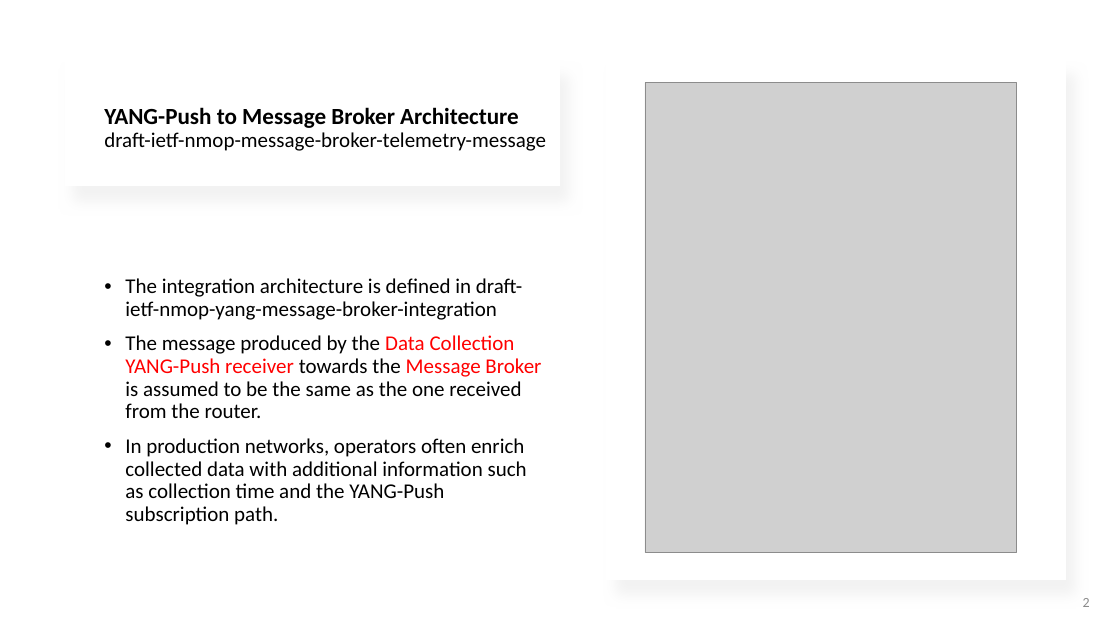
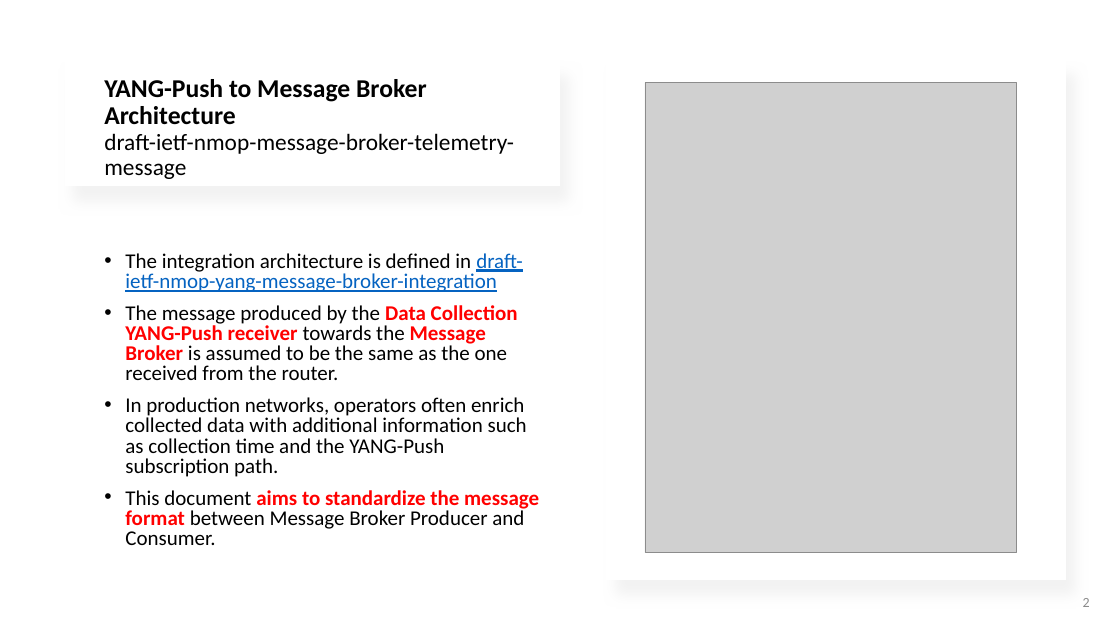
Before and after one commit to network-analytics/ietf-network-analytics-document-status, a slide deck: slide 2 of 123/NMOP/draft-ietf-nmop-message-broker-telemetry-message.pptx. Drawn at 1120x630 pixels with LibreOffice and Linux fonts; fonts in the diff are those of the drawing; grey boxes stand for pictures. Boxes give left, top, right and bottom in pixels: in the first picture for what was removed or moved away, otherwise in the second. Text is boxed around its words. In the diff, an @@ line names an element or a change of style, - is before the commit and + after.

```diff
--- a/123/NMOP/draft-ietf-nmop-message-broker-telemetry-message.pptx
+++ b/123/NMOP/draft-ietf-nmop-message-broker-telemetry-message.pptx
@@ title "YANG-Push to Message Broker Architecture ..." at [104,79,514,179]: size 19.8 to 22 pt in "YANG-Push to Message Broker Architecture"; size 18 to 20 pt in "draft-ietf-nmop-message-broker-telemetry-message" @@
@@ text at [125,253,527,477]: text colour #000000 to #0563C1, underline on in "draft-ietf-nmop-yang-message-broker-integration"; bold on in "Data Collection YANG-Push receiver Message Broker"; line spacing 0.9 to 0.8 @@
@@ text at [125,490,539,545]: paragraph added @@
+• This document aims to standardize the message format between Message Broker Producer and Consumer.
```
Also in this commit, not shown: 4 other slides changed, 1 slide added, 1 slide removed, 1 other file.
